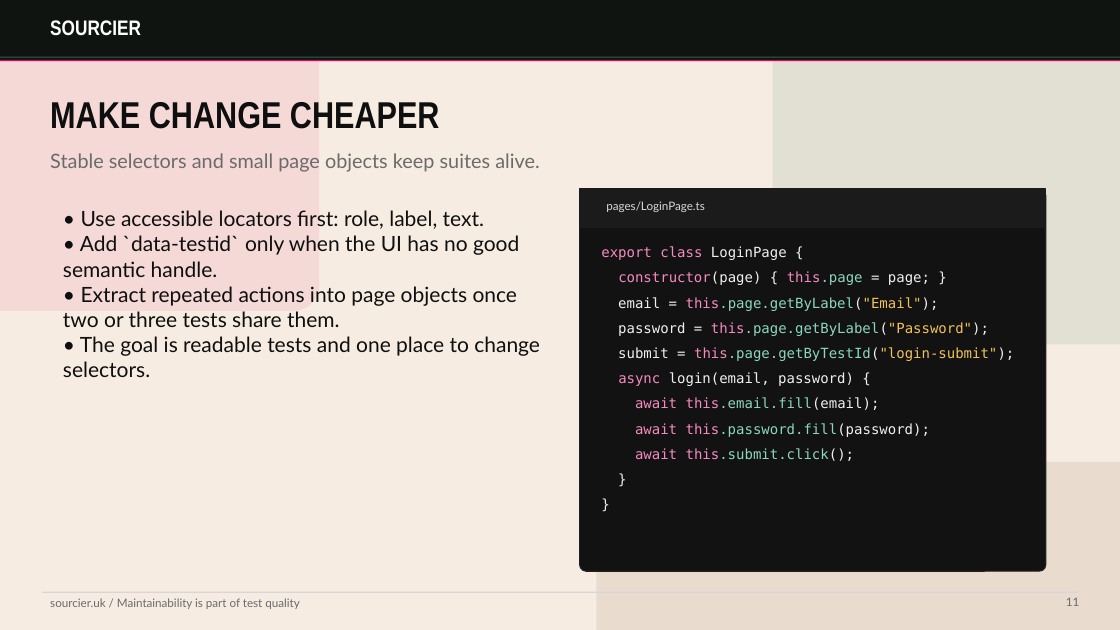
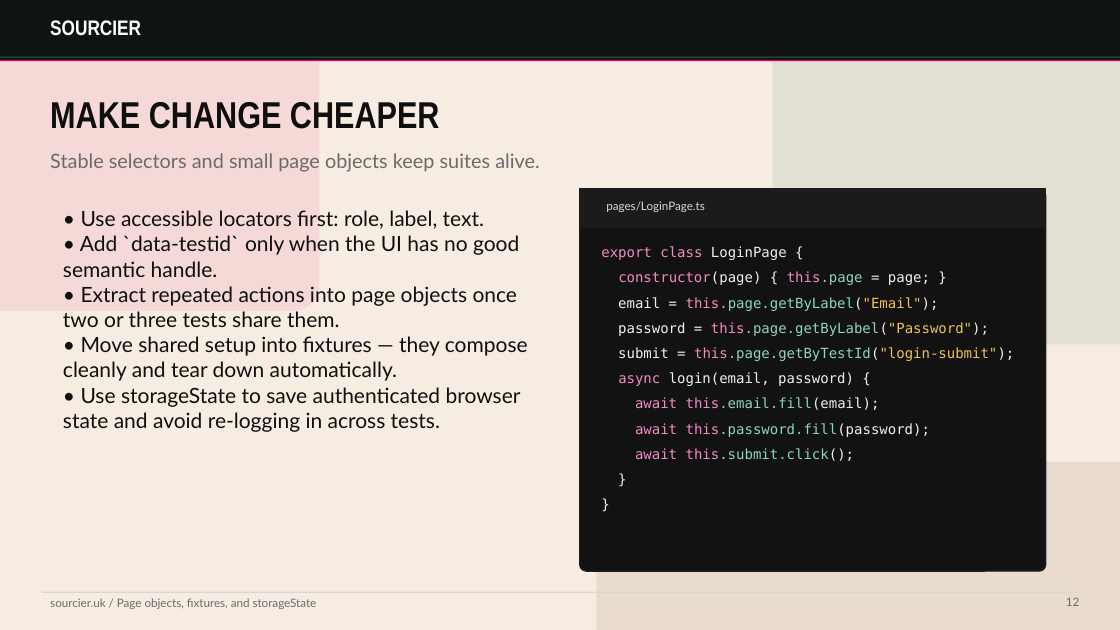
Before and after one commit to sourcier/web-sourcier.uk, a slide deck: slide 12 of public/talks/playwright-e2e-testing-talk.pptx (slide 11 before the commit). Drawn at 1120x630 pixels with LibreOffice and Linux fonts; fonts in the diff are those of the drawing. Boxes give left, top, right and bottom in pixels: in the first picture for what was removed or moved away, otherwise in the second. Text is boxed around its words. In the diff, an @@ line names an element or a change of style, - is before the commit and + after.

```diff
--- a/public/talks/playwright-e2e-testing-talk.pptx
+++ b/public/talks/playwright-e2e-testing-talk.pptx
@@ text at <box>63,336,528,432</box>: text changed @@
-• The goal is readable tests and one place to change selectors.
+• Move shared setup into fixtures — they compose cleanly and tear down automatically.
+• Use storageState to save authenticated browser state and avoid re-logging in across tests.
@@ text at <box>50,598,317,609</box>: text changed @@
-sourcier.uk / Maintainability is part of test quality
+sourcier.uk / Page objects, fixtures, and storageState
```
Also in this commit, not shown: 6 other slides changed, 2 slides added, 1 other file.
